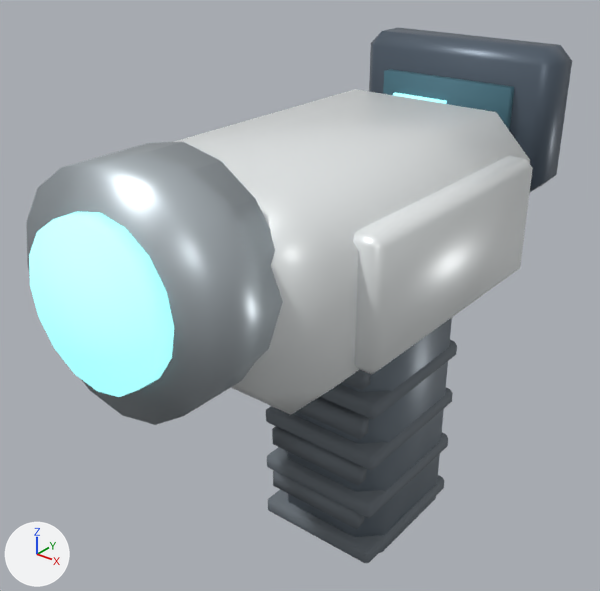
An edit to the glTF model assets/tools/scanner_standard.glb, drawn before and after from the same camera.
The view is the same before and after, from a camera (50 mm lens) standing at (0.761, -1.155, 1.264) and looking at (-0.061, -0.128, 0.627). Arrows for +X, +Y and +Z are at lower left; the lights stay in place. The picture after the commit comes second. Where no turn or scale is listed for an object, it has been applied to the vertices.

The first picture shows 'Body_black', 'Body_white', 'GripRib_rubber', 'Grip_dark', 'Grip_rubber', 'Lens_glow', 'Lens_steel', 'RearScreen_screen', 'ScreenGraphics_glow', 'SideArmor_white'.
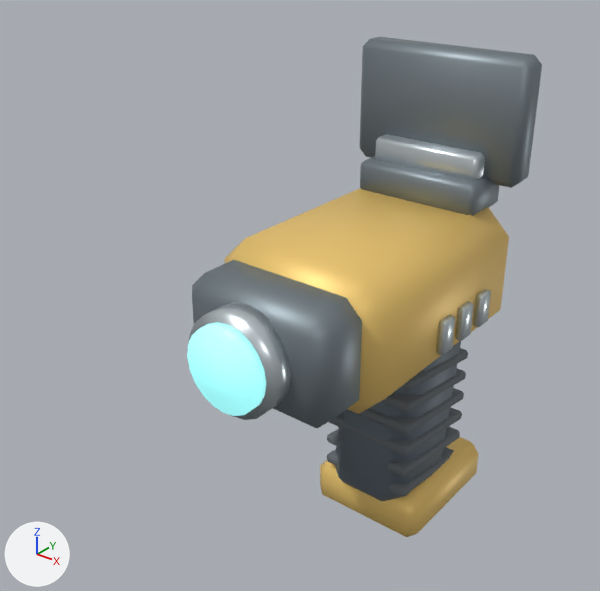
Diff of the bpy script that builds the scene:
```diff
--- a/assets/tools/scanner_standard.glb.py
+++ b/assets/tools/scanner_standard.glb.py
@@ me_griprib_rubber @@
-me_griprib_rubber.from_pydata(...)  # 120 vertices, 220 faces; spans x -0.125..0.125, y -0.16..0.13, z 0.132..0.598
+me_griprib_rubber.from_pydata(...)  # 144 vertices, 264 faces; spans x -0.097..0.097, y 0.003..0.237, z 0.141..0.445
+# me_griprib_rubber part 1: the loose piece of 24 vertices spanning x -0.125..0.125, y -0.16..0.13, z 0.132..0.168 is deleted
+# me_griprib_rubber part 2: the loose piece of 24 vertices spanning x -0.125..0.125, y -0.16..0.13, z 0.455..0.49 is deleted
+# me_griprib_rubber part 3
+# 48 vertices are removed from x -0.125..0.125, y -0.16..0.13, z 0.24..0.382
+# 88 faces are deleted
+# 48 vertices are added at x -0.091, y 0.003..0.237, z 0.141..0.445
+# 48 new vertices lie (0.182, 0.0, 0.0) away from vertices in x -0.091, y 0.003..0.237, z 0.141..0.445
+# 12 new vertices lie (-0.006, -0.005, 0.001) away from vertices in x -0.091, y 0.235..0.237, z 0.145..0.406
+# 12 new vertices lie (0.0, -0.222, 0.033) away from vertices in x -0.097, y 0.23..0.232, z 0.146..0.407
+# 12 new vertices lie (0.006, -0.005, 0.001) away from vertices in x 0.091, y 0.235..0.237, z 0.145..0.406
+# 12 new vertices lie (0.0, -0.222, 0.033) away from vertices in x 0.097, y 0.23..0.232, z 0.146..0.407
+# 264 new faces join them
+# other edits to the shape of me_griprib_rubber do not show in these pictures
 me_griprib_rubber.materials.append(mat_rubber)
@@ ob_grip_dark @@
-ob_grip_dark = bpy.data.objects.new('Grip_dark', me_grip_dark)
@@ ob_body_white @@
-ob_body_white = bpy.data.objects.new('Body_white', me_body_white)
@@ ob_lens_steel @@
-ob_lens_steel = bpy.data.objects.new('Lens_steel', me_lens_steel)
@@ ob_lens_glow @@
-ob_lens_glow = bpy.data.objects.new('Lens_glow', me_lens_glow)
@@ ob_body_black @@
-ob_body_black = bpy.data.objects.new('Body_black', me_body_black)
@@ ob_rearscreen_screen @@
-ob_rearscreen_screen = bpy.data.objects.new('RearScreen_screen', me_rearscreen_screen)
@@ ob_screengraphics_glow @@
-ob_screengraphics_glow = bpy.data.objects.new('ScreenGraphics_glow', me_screengraphics_glow)
@@ ob_grip_rubber @@
-ob_grip_rubber = bpy.data.objects.new('Grip_rubber', me_grip_rubber)
@@ ob_sidearmor_white @@
-ob_sidearmor_white = bpy.data.objects.new('SideArmor_white', me_sidearmor_white)
@@ ob_liveviewsurfaceframe_frame @@
+ob_liveviewsurfaceframe_frame = bpy.data.objects.new('LiveViewSurfaceFrame_frame', me_liveviewsurfaceframe_frame)  # 24 vertices, 44 faces; spans x -0.175..0.175, y 0.192..0.258, z 0.783..1.013; in mat_frame (grey #828d94)
+ob_liveviewsurfaceframe_frame.location = (0.0, 0.0, 0.0)
@@ ob_displaybracket_steel @@
+ob_displaybracket_steel = bpy.data.objects.new('DisplayBracket_steel', me_displaybracket_steel)  # 24 vertices, 44 faces; spans x -0.11..0.11, y 0.16..0.255, z 0.778..0.842; in mat_steel (light grey #d2dbdf)
+ob_displaybracket_steel.location = (0.0, 0.0, 0.0)
@@ ob_displaymount_frame @@
+ob_displaymount_frame = bpy.data.objects.new('DisplayMount_frame', me_displaymount_frame)  # 24 vertices, 44 faces; spans x -0.125..0.125, y 0.131..0.243, z 0.733..0.799; in mat_frame (grey #828d94)
+ob_displaymount_frame.location = (0.0, 0.0, 0.0)
@@ ob_housingvent_steel @@
+ob_housingvent_steel = bpy.data.objects.new('HousingVent_steel', me_housingvent_steel)  # 144 vertices, 264 faces; spans x -0.186..0.186, y -0.048..0.118, z 0.556..0.62; in mat_steel (light grey #d2dbdf)
+ob_housingvent_steel.location = (0.0, 0.0, 0.0)
@@ ob_lens_cyan @@
+ob_lens_cyan = bpy.data.objects.new('Lens_cyan', me_lens_cyan)  # a 20-sided cylinder along y spanning x -0.073..0.073, y -0.391..-0.373, z 0.545..0.691; in mat_cyan (cyan #9ff8f9, glowing cyan #8bdadb)
+ob_lens_cyan.location = (0.0, 0.0, 0.0)
@@ ob_lensmount_steel @@
+ob_lensmount_steel = bpy.data.objects.new('LensMount_steel', me_lensmount_steel)  # a 20-sided cylinder along y spanning x -0.088..0.088, y -0.374..-0.328, z 0.53..0.706; in mat_steel (light grey #d2dbdf)
+ob_lensmount_steel.location = (0.0, 0.0, 0.0)
@@ ob_nosehousing_frame @@
+ob_nosehousing_frame = bpy.data.objects.new('NoseHousing_frame', me_nosehousing_frame)  # 24 vertices, 44 faces; spans x -0.145..0.145, y -0.335..-0.205, z 0.518..0.718; in mat_frame (grey #828d94)
+ob_nosehousing_frame.location = (0.0, 0.0, 0.0)
@@ ob_toolbody_gold @@
+ob_toolbody_gold = bpy.data.objects.new('ToolBody_gold', me_toolbody_gold)  # 24 vertices, 44 faces; spans x -0.17..0.17, y -0.25..0.25, z 0.493..0.743; in mat_gold (yellow #efca73)
+ob_toolbody_gold.location = (0.0, 0.0, 0.0)
@@ ob_battery_gold @@
+ob_battery_gold = bpy.data.objects.new('Battery_gold', me_battery_gold)  # 24 vertices, 44 faces; spans x -0.125..0.125, y 0.0..0.3, z 0.063..0.163; in mat_gold (yellow #efca73)
+ob_battery_gold.location = (0.0, 0.0, 0.0)
@@ ob_grip_black @@
+ob_grip_black = bpy.data.objects.new('Grip_black', me_grip_black)  # 24 vertices, 44 faces; spans x -0.09..0.09, y -0.014..0.254, z 0.1..0.536; in mat_black (greyish blue #636e78)
+ob_grip_black.location = (0.0, 0.0, 0.0)
```

Pixel boxes (x1, y1, x2, y2) of what changed, in the pictures (600 x 591 px):
'Body_white', deleted: before (174, 89, 530, 415)
'Lens_steel', deleted: before (26, 142, 283, 425)
'ToolBody_gold', added (yellow): after (225, 188, 509, 414)
'SideArmor_white', deleted: before (353, 156, 533, 374)
'Lens_glow', deleted (cyan): before (29, 211, 174, 397)
'LiveViewSurfaceFrame_frame', added: after (359, 37, 542, 188)
'GripRib_rubber', reshaped: before (266, 340, 457, 563); after (327, 348, 468, 497)
'NoseHousing_frame', added: after (192, 260, 362, 428)
'Body_black', deleted: before (369, 27, 572, 192)
'Grip_dark', deleted: before (287, 318, 452, 553)
'Grip_black', added: after (335, 341, 461, 501)
'Battery_gold', added: after (320, 437, 478, 537)
'Lens_cyan', added (cyan): after (187, 322, 266, 416)
'Grip_rubber', deleted: before (272, 370, 371, 529)
'DisplayMount_frame', added: after (360, 156, 499, 216)
'LensMount_steel', added: after (189, 302, 291, 420)
'RearScreen_screen', deleted (cyan): before (383, 69, 514, 131)
'DisplayBracket_steel', added: after (375, 134, 485, 180)
'HousingVent_steel', added: after (437, 289, 491, 355)
'ScreenGraphics_glow', deleted: before (393, 93, 447, 104)
part 1 of me_griprib_rubber, deleted: before (268, 475, 444, 563)
part 2 of me_griprib_rubber, deleted: before (320, 340, 457, 420)
part 3 of me_griprib_rubber, cut back: before (266, 388, 453, 518); after (327, 348, 468, 497)
